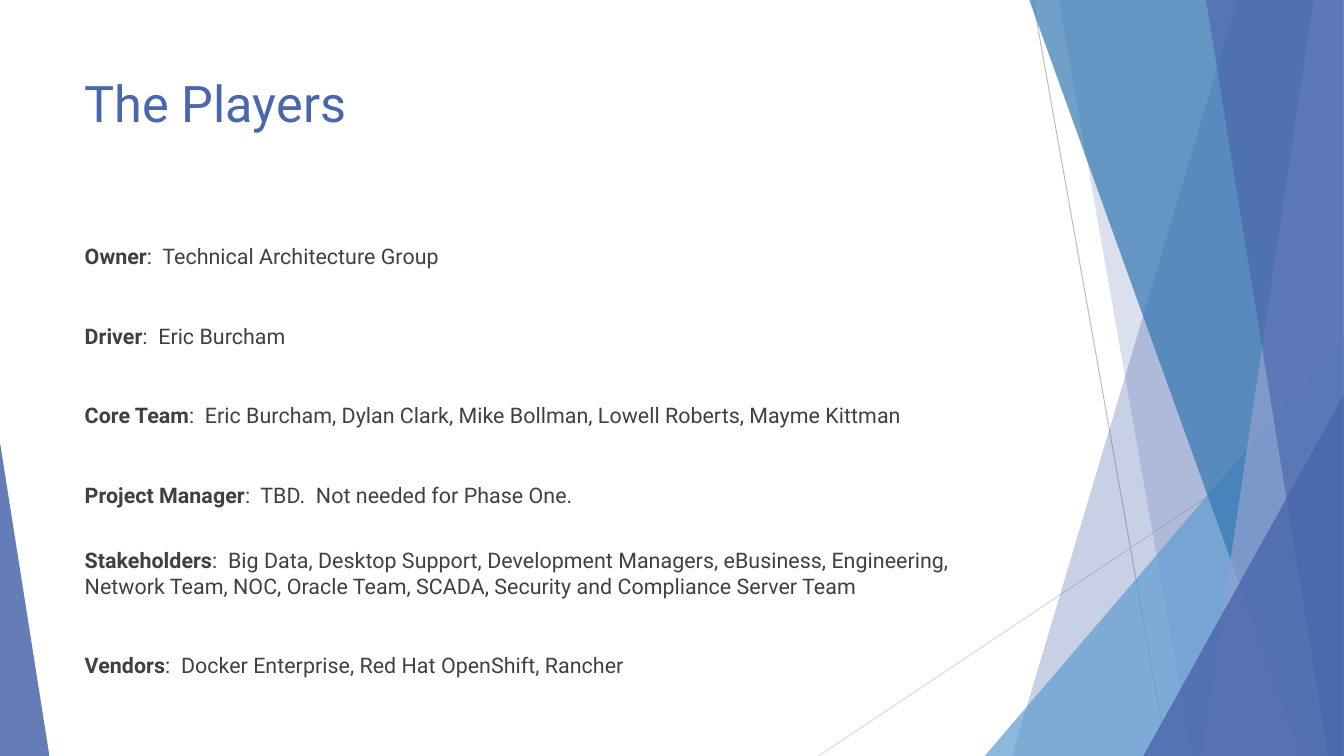
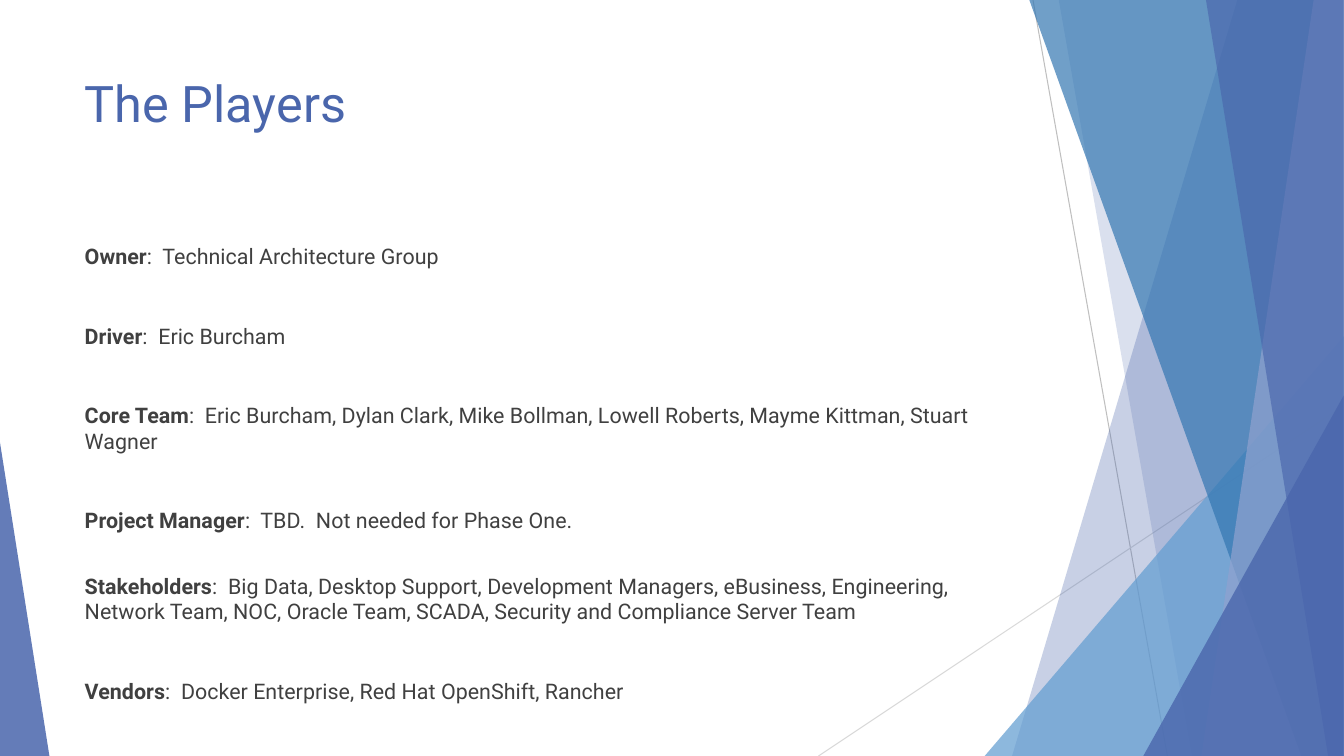
Before and after one commit to EnterpriseProductsLP/docker-straw-man, a slide deck: slide 5 of presentation.pptx. Drawn at 1344x756 pixels with LibreOffice and Linux fonts; fonts in the diff are those of the drawing. Boxes give left, top, right and bottom in pixels: in the first picture for what was removed or moved away, otherwise in the second. Text is boxed around its words. In the diff, an @@ line names an element or a change of style, - is before the commit and + after.

Commit message:
Integrated final suggestions from Mike and Mark.

```diff
--- a/presentation.pptx
+++ b/presentation.pptx
@@ text at bbox=[85, 407, 968, 454]: text changed @@
-Core Team: Eric Burcham, Dylan Clark, Mike Bollman, Lowell Roberts, Mayme Kittman
+Core Team: Eric Burcham, Dylan Clark, Mike Bollman, Lowell Roberts, Mayme Kittman, Stuart Wagner
```
Also in this commit, not shown: 11 other slides changed, 2 slides added, 1 slide removed.
